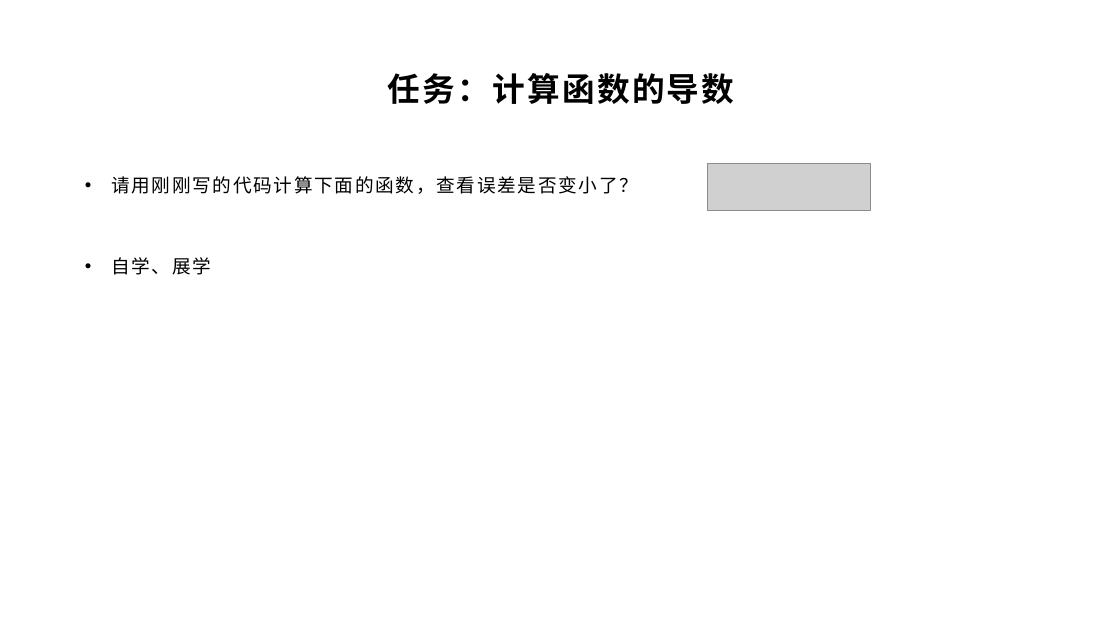
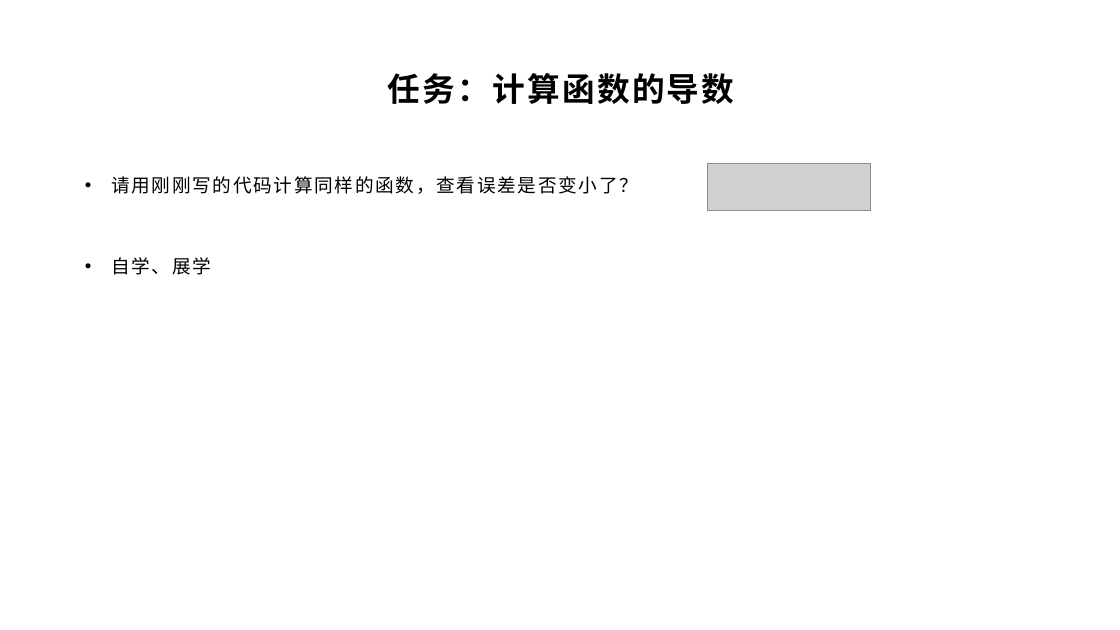
Before and after one commit to yyc-git/DeepLearningEdu, a slide deck: slide 11 of lessons/4_gradient_check/ppt/全连接层的梯度检查.pptx. Drawn at 1120x630 pixels with LibreOffice and Linux fonts; fonts in the diff are those of the drawing; grey boxes stand for pictures; background and template pictures are left out. Boxes give left, top, right and bottom in pixels: in the first picture for what was removed or moved away, otherwise in the second. Text is boxed around its words. In the diff, an @@ line names an element or a change of style, - is before the commit and + after.

```diff
--- a/lessons/4_gradient_check/ppt/全连接层的梯度检查.pptx
+++ b/lessons/4_gradient_check/ppt/全连接层的梯度检查.pptx
@@ text at [111,176,638,194]: text changed @@
-• 请用刚刚写的代码计算下面的函数，查看误差是否变小了？
+• 请用刚刚写的代码计算同样的函数，查看误差是否变小了？
```
Also in this commit, not shown: 5 other slides changed, 2 other files.
